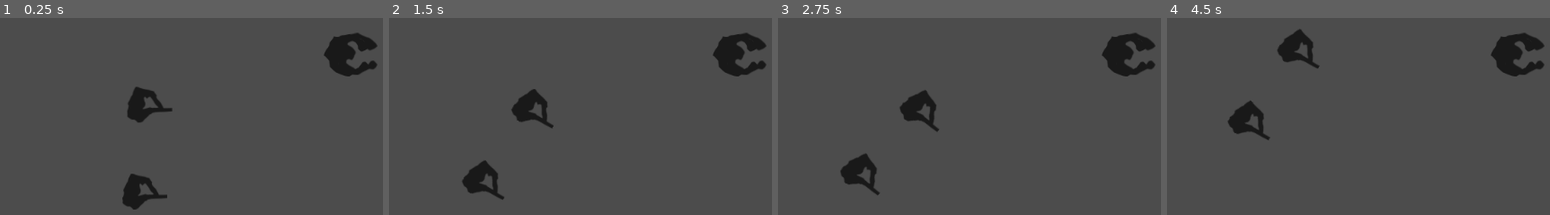
Above: before the commit, frames 1-4 (left to right).
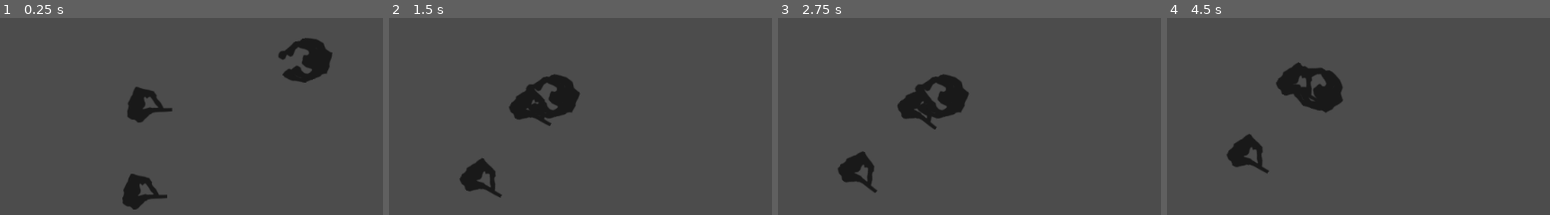
Above: after the commit, the same moments.

Repository: WisartArfun/GameJamSoi2019-16-02
Game: Godot game, scene res://Root.tscn
Same seed, same stepped clock (60 frames per second), same inputs: the game is played once before the commit and once after it.
Inputs:
- Up to frame 1 (0.25 s): no input
- Up to frame 2 (1.5 s): hold Up (ui_up) 0.53-1.28 s; hold Down (ui_down) from 1.28 s (still down)
- Up to frame 3 (2.75 s): release Down (ui_down) at 2.03 s; hold Up (ui_up) from 2.03 s (still down)
- Up to frame 4 (4.5 s): release Up (ui_up) at 3.53 s; hold Down (ui_down) from 3.53 s (still down)

The runs differ from the first frame. In frame 1, 3.4% of the frame differs, in the area x 72-99%, y 7-33%; in frame 2, 4.0%; in frame 3, 4.0%; in frame 4, 7.4%, in the area x 15-99%, y 5-79%.

Commit message:
Zombie walks

Diff:
--- a/Root.tscn
+++ b/Root.tscn
@@ -4,7 +4,7 @@
 [ext_resource path="res://Graphics/zombie.png" type="Texture" id=2]
 [ext_resource path="res://Scripts/Player.tscn" type="PackedScene" id=3]
 
-[node name="Root" type="Node" index="0"]
+[node name="Root" type="Node"]
 
 [node name="Zombie" parent="." index="0" instance=ExtResource( 1 )]
 
--- a/Scripts/Player.tscn
+++ b/Scripts/Player.tscn
@@ -21,6 +21,7 @@
 
 [node name="Player" type="KinematicBody2D" index="0"]
 
+editor/display_folded = true
 input_pickable = false
 collision_layer = 1
 collision_mask = 1
--- a/Scripts/Zombie.gd
+++ b/Scripts/Zombie.gd
@@ -6,6 +6,7 @@
 
 func _ready():
 	add_to_group("zombies")
+	player = get_node("../Player")
 
 func _physics_process(delta):
 	if player == null:
